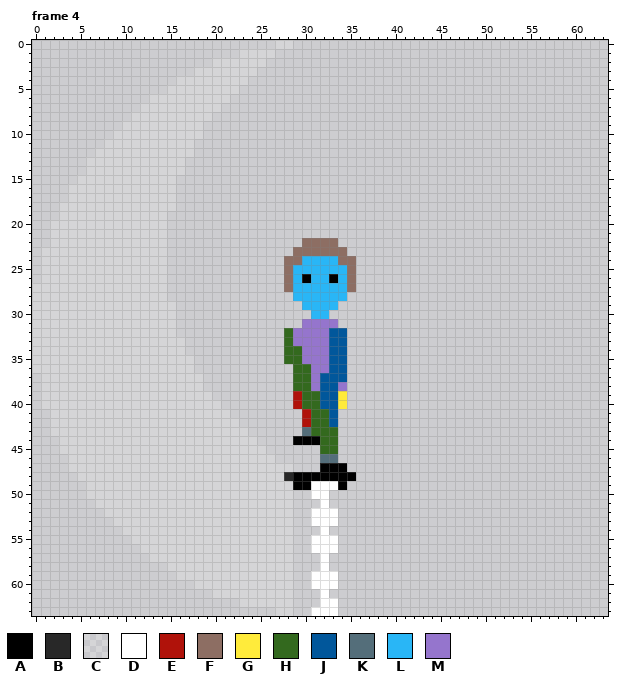
A pixel-art file gets an edit: The Fallen Guardian/Assets/Art/Characters/Player/_Sword/Player_Sword_Attack_Down.aseprite. Above, as it was before the edit.
64x64 pixels, 8 frames. Shown: frame 4. The commit also changed other frames, which this record leaves out.
Visible layers, top first: "FX" opacity 16%, "Hair/Hair 0", "Eyes/Eyes 0", "Parts Copy Copy Copy/Head", "Parts Copy Copy Copy/Left Arm", "Parts Copy Copy Copy/Right Arm", "Parts Copy Copy Copy/Chest", "Parts Copy Copy Copy/Left Leg", "Parts Copy Copy Copy/Right Leg", "Weapons/Sword".
Palette (. is transparent): A #000000  B #282828  C #ffffff28  D #ffffff  E #b0120a  F #8d6e63  G #ffeb3b  H #33691e  J #01579b  K #546e7a  L #29b6f6  M #9575cd
Pixels before, frame 4 (only the part around the change), first column x 25:
19 ...............
20 ...............
21 ...............
22 .....FFFF......
23 ....FFFFFF.....
24 ...FFLLLLFF....
25 ...FLLLLLLF....
26 ...FLALLALF....
27 ...FLLLLLLF....
28 ....LLLLLL.....
29 .....LLLL......
30 ......LL.......
31 .....MMMM......
32 ...HMMMMJJ.....
33 ...HMMMMJJ.....
34 ...HHMMMJJ.....
35 ...HHMMMJJ.....
36 ....HHMMJJ.....
37 ....HHMJJJ.....
38 ....HHMJJM.....
39 ....EHHJJG.....
40 ....EHHJJG.....
41 .....EHHJ......
42 .....EHHJ......
43 .....KHHH......
44 ....AAAHH......
45 C......HH......
46 CC.....KK......
47 CCCC...AAA.....
48 CCCBAAAAAAA....
49 CCCCAADDDA.....
50 CCCC..DD.......
51 CCCC...D.......
52 CCCC..DDD......
53 CCCC..DDD......
54 CCCC...D.......
55 CCCC..DDD......
56 CCCC..DDD......
57 CCCC...D.......
58 CCCC...D.......
59 CCCC..DDD......
60 CCCC..DDD......
61 CCCC...D.......
62 CCCC...DD......
63 ..CC..DDD......
The result:
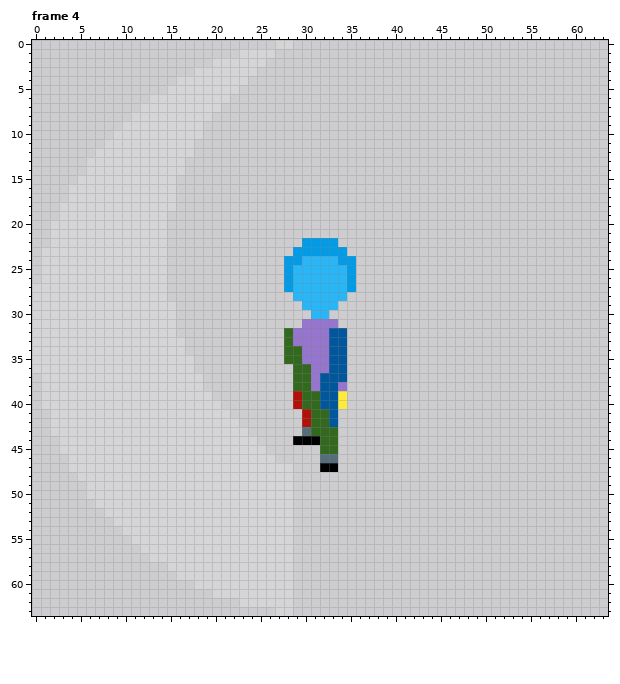
Change:
layer "Weapons/Sword" now hidden
layer "Eyes/Eyes 0" now hidden
layer "Hair/Hair 0" now hidden
colour F: #8d6e63 -> #039be5
Changed rows in their new state; - is a pixel that keeps its letter.
Frame 4:
first column x 30:
26 L--L
first column x 28:
47 ------.-
48 C.......
49 -......-
50 ---..---
51 ----.---
52 ---...--
53 ---...--
54 ----.---
55 ---...--
56 ---...--
57 ----.---
58 ----.---
59 ---...--
60 ---...--
61 ----.---
62 ----..--
63 ---...--
